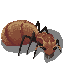
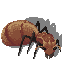
Revision of a layered 64x64 image; what changed, layer by layer:
painted on "shadow" over (x1=1, y1=17, x2=63, y2=63)
